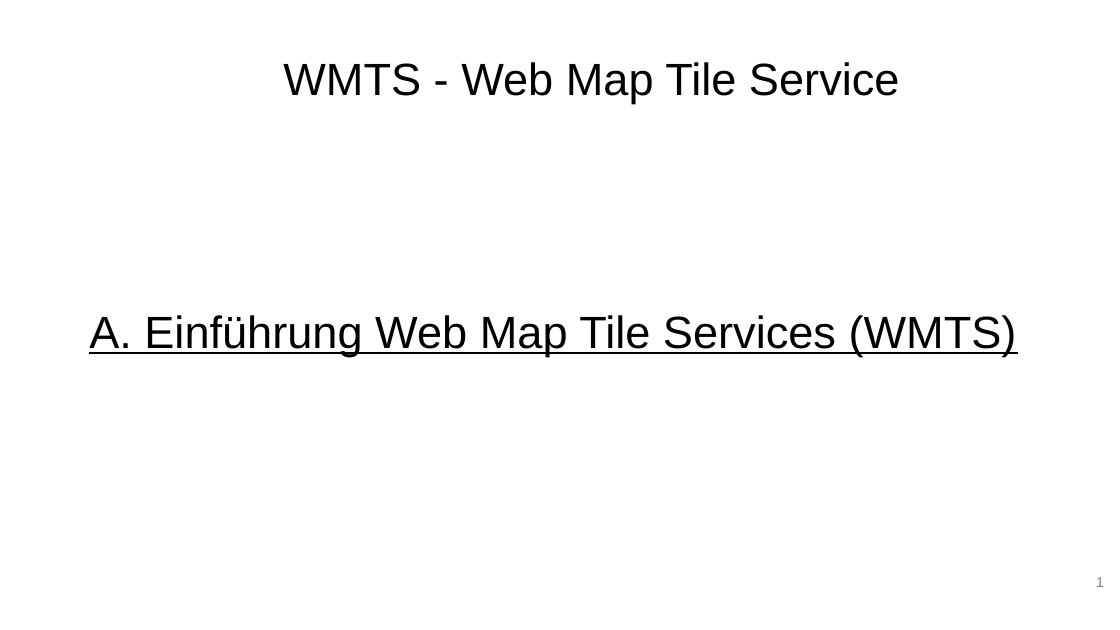
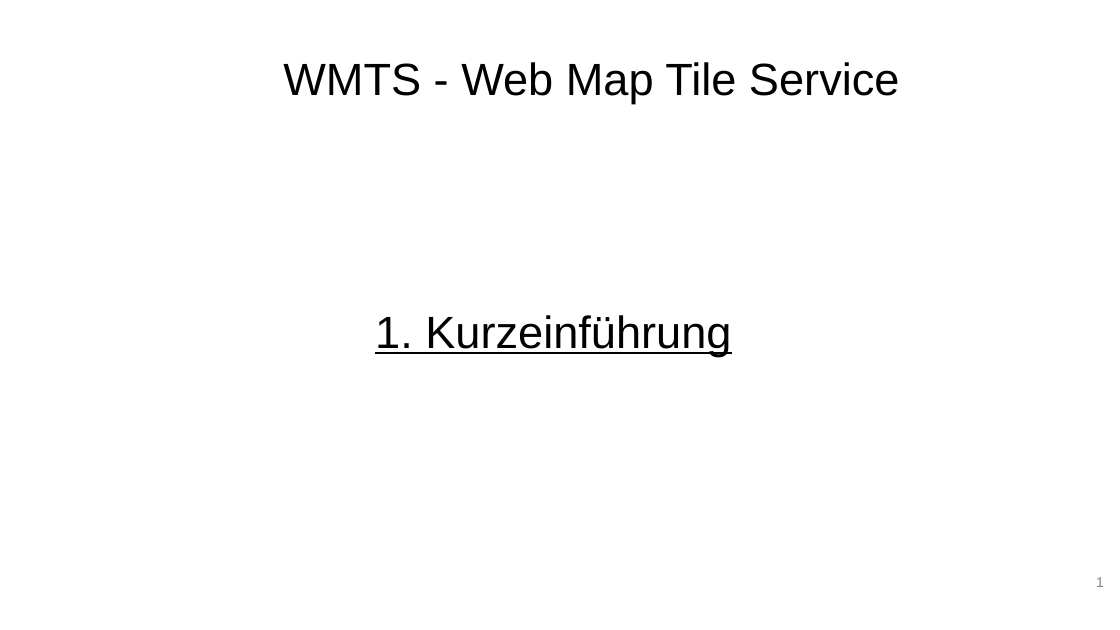
Before and after one commit to webmapping-oer/wmts, a slide deck: slide 1 of material/slides.odp. Drawn at 1120x630 pixels with LibreOffice and Linux fonts; fonts in the diff are those of the drawing; background and template pictures are left out. Boxes give left, top, right and bottom in pixels: in the first picture for what was removed or moved away, otherwise in the second. Text is boxed around its words. In the diff, an @@ line names an element or a change of style, - is before the commit and + after.

```diff
--- a/material/slides.odp
+++ b/material/slides.odp
@@ subtitle at (375,315,731,356): text changed @@
-A. Einführung Web Map Tile Services (WMTS)
+1. Kurzeinführung
```
Also in this commit, not shown: 1 other slide changed.
